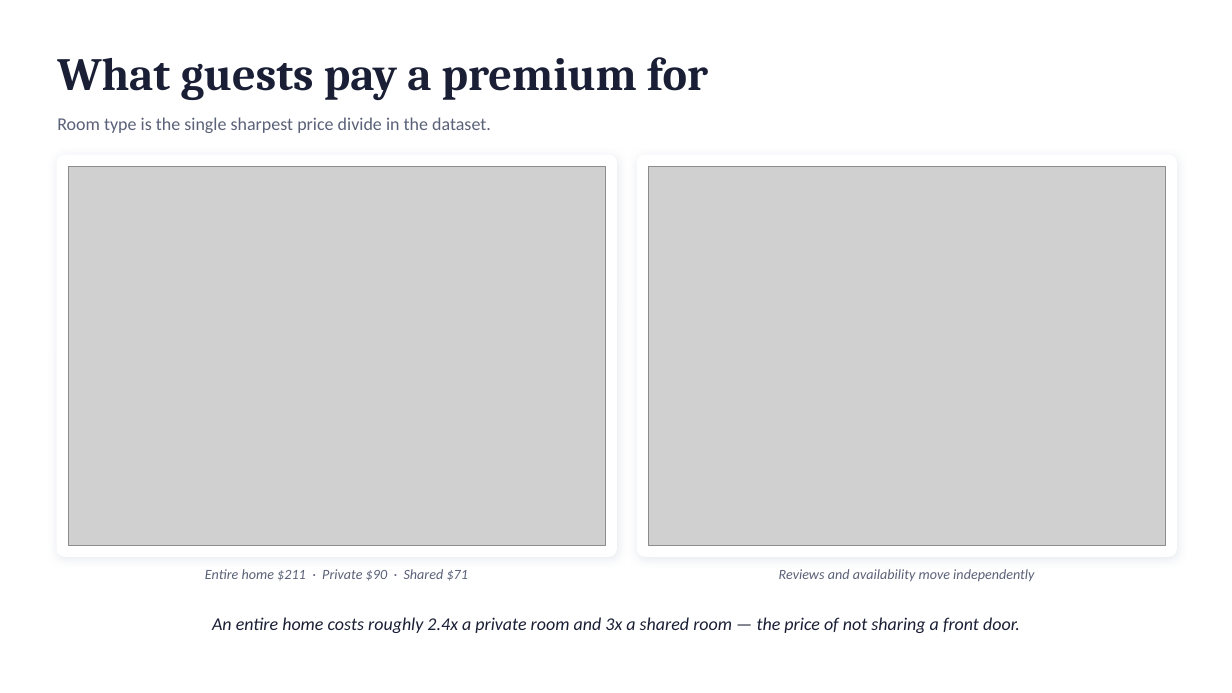
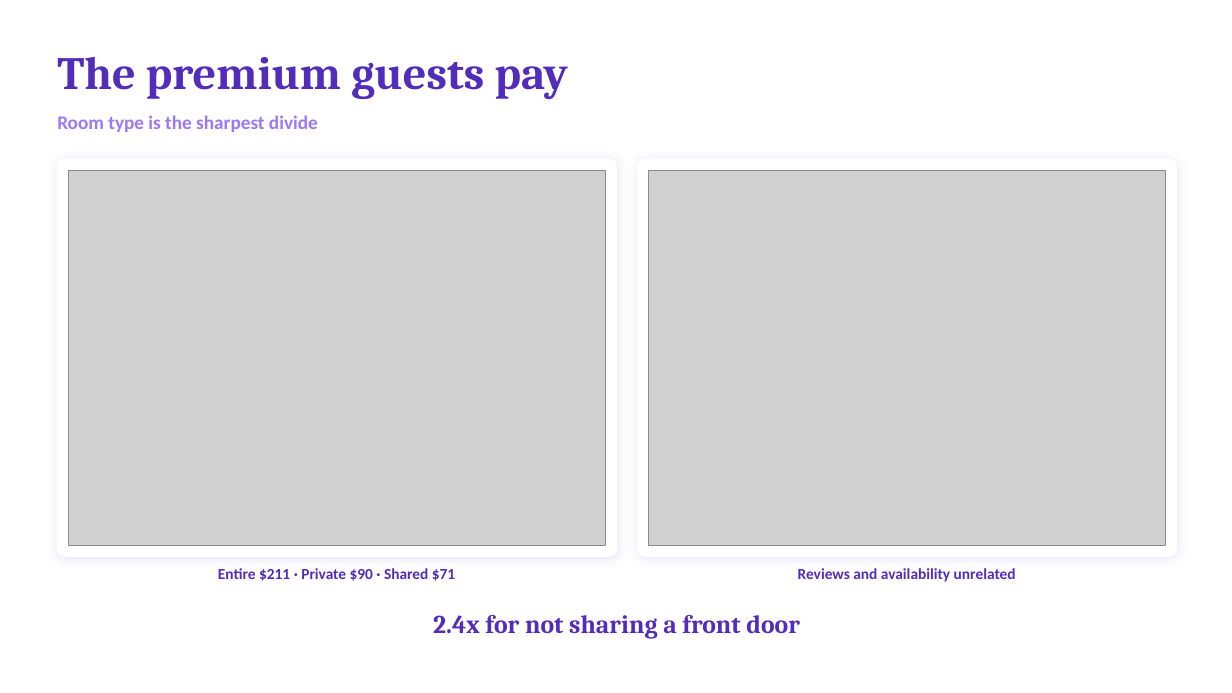
Before and after one commit to khaliddosari/Tuwaiq-Bootcamp, a slide deck: slide 9 of eda week 3/Khalid Al Dosari - EDA Project Presentation.pptx (slide 10 before the commit). Drawn at 1232x693 pixels with LibreOffice and Linux fonts; fonts in the diff are those of the drawing; grey boxes stand for pictures. Boxes give left, top, right and bottom in pixels: in the first picture for what was removed or moved away, otherwise in the second. Text is boxed around its words. In the diff, an @@ line names an element or a change of style, - is before the commit and + after.

```diff
--- a/eda week 3/Khalid Al Dosari - EDA Project Presentation.pptx
+++ b/eda week 3/Khalid Al Dosari - EDA Project Presentation.pptx
@@ text at bbox=[57, 57, 568, 99]: text changed; text colour #1A1F36 to #522CBA @@
-What guests pay a premium for
+The premium guests pay
@@ text at bbox=[57, 115, 318, 132]: text changed; size 14 to 15 pt; text colour #5A6178 to #9B78F7; bold on @@
-Room type is the single sharpest price divide in the dataset.
+Room type is the sharpest divide
@@ rounded rectangle: place and size @@
-rounded rectangle at bbox=[57, 155, 616, 556]
+rounded rectangle at bbox=[57, 159, 616, 556]
@@ rounded rectangle at bbox=[57, 159, 616, 556]: shadow changed; proportions changed @@
@@ picture: place and size @@
-picture at bbox=[68, 166, 605, 545]
+picture at bbox=[68, 170, 605, 545]
@@ rounded rectangle at bbox=[638, 159, 1177, 556]: shadow changed; proportions changed @@
@@ rounded rectangle: place and size @@
-rounded rectangle at bbox=[638, 155, 1177, 556]
+rounded rectangle at bbox=[638, 159, 1177, 556]
@@ picture: place and size @@
-picture at bbox=[649, 166, 1165, 545]
+picture at bbox=[649, 170, 1165, 545]
@@ text at bbox=[218, 568, 455, 581]: text changed; size 11 to 12 pt; text colour #5A6178 to #522CBA; bold on; italic off @@
-Entire home $211 · Private $90 · Shared $71
+Entire $211 · Private $90 · Shared $71
@@ text at bbox=[798, 568, 1016, 582]: text changed; size 11 to 12 pt; text colour #5A6178 to #522CBA; bold on; italic off @@
-Reviews and availability move independently
+Reviews and availability unrelated
@@ text at bbox=[433, 615, 800, 639]: text changed; size 14 to 20 pt; font Calibri to Cambria; text colour #1A1F36 to #522CBA; bold on; italic off @@
-An entire home costs roughly 2.4x a private room and 3x a shared room — the price of not sharing a front door.
+2.4x for not sharing a front door
```
Also in this commit, not shown: 10 other slides changed, 2 slides added, 3 slides removed.
